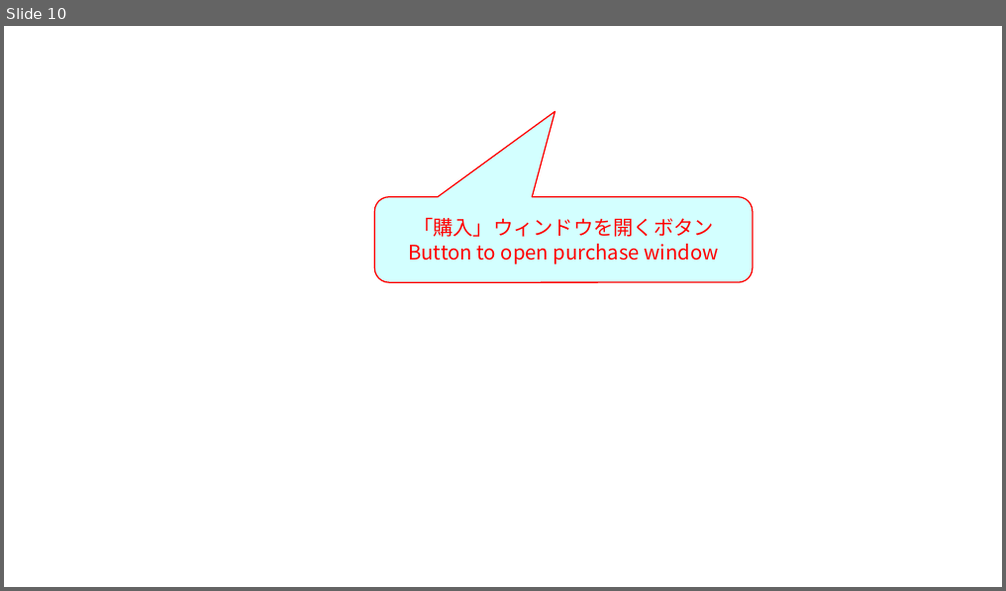
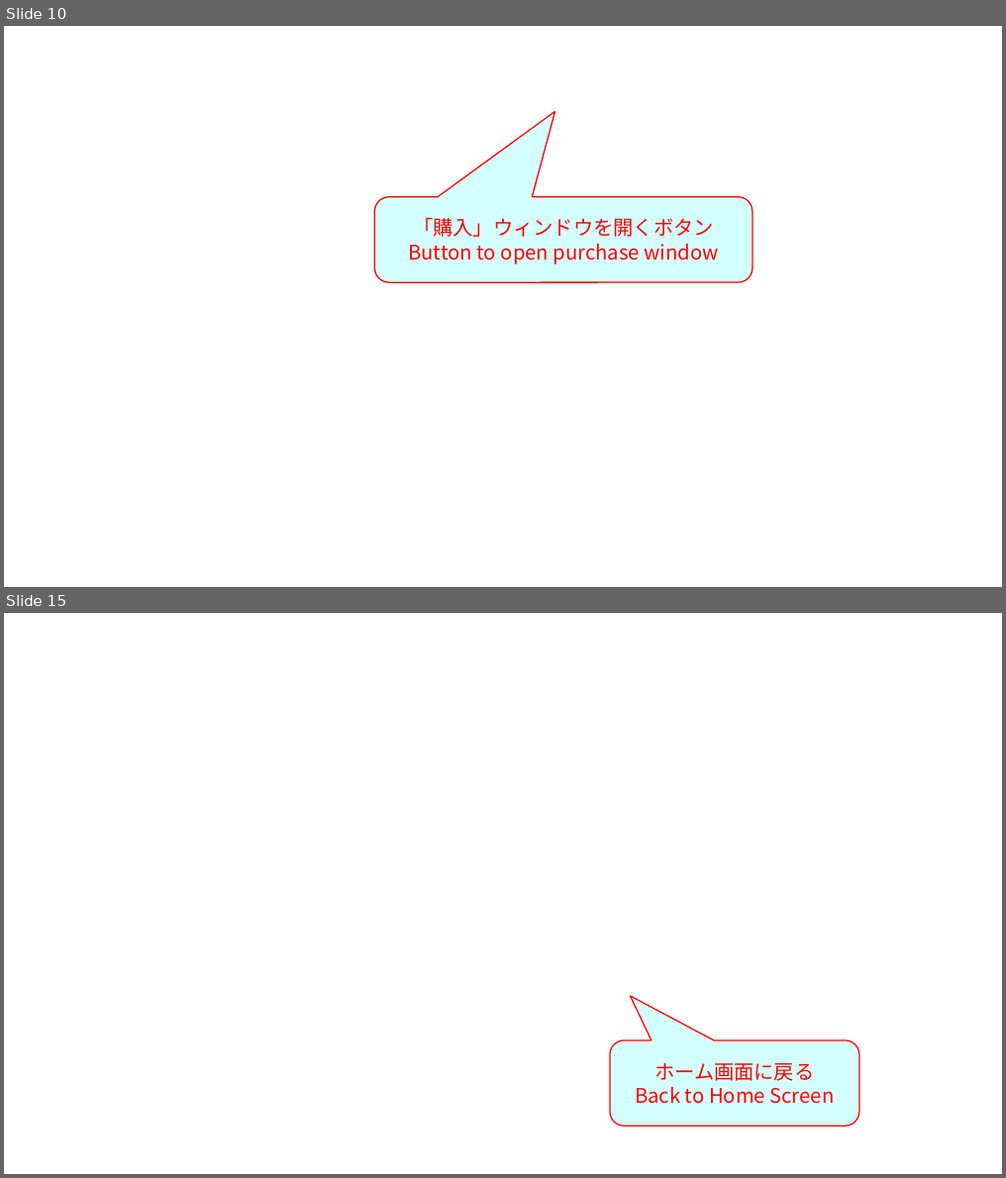
Before and after one commit to takezoff/x8support, a slide deck: work/x8_figures.odp. Shown one above the other, each under a label of ours: slide 10 before the commit, slides 10 and 15 after it; the slides between them are not shown. The pictures are 1006x591 and 1006x1178 pixels, drawn with LibreOffice and Linux fonts; fonts in the diff are those of the drawing; background and template pictures are left out. Boxes give left, top, right and bottom in pixels: in the first picture for what was removed or moved away, otherwise in the second. Text is boxed around its words. In the diff, an @@ line names an element or a change of style, - is before the commit and + after.

```diff
--- a/work/x8_figures.odp
+++ b/work/x8_figures.odp
@@ slide 15 added at bbox=[4, 613, 1002, 1174], background picture (left out) @@
@@ rounded speech box added at bbox=[610, 1041, 859, 1126], fill #CCFFFF at 85% opacity, outline #FF0000 0.99 pt, 16 pt, text #FF0000 @@
+ホーム画面に戻る
+Back to Home Screen
```
Also in this commit, not shown: 19 other slides added, 43 other files.
